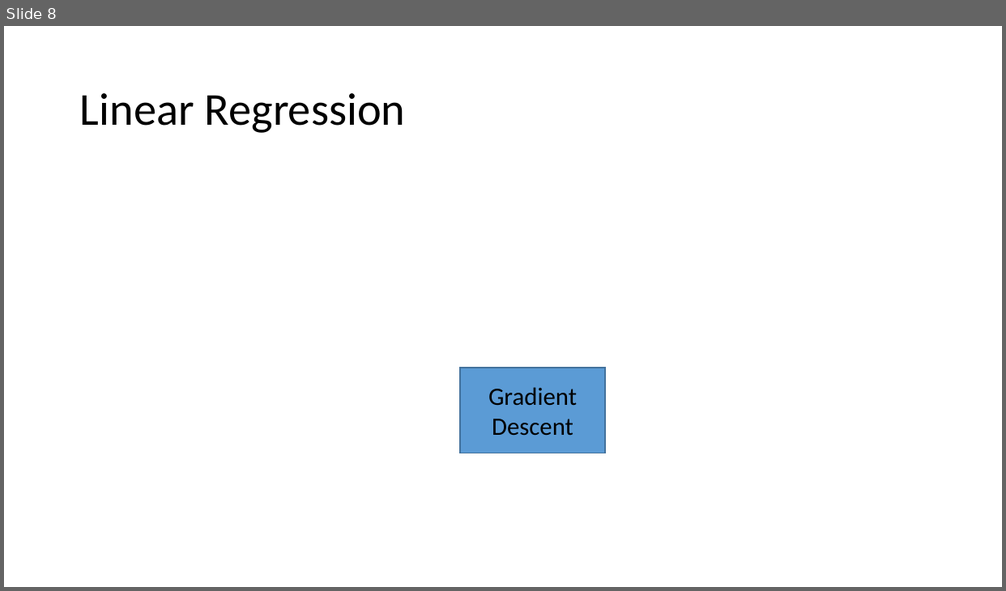
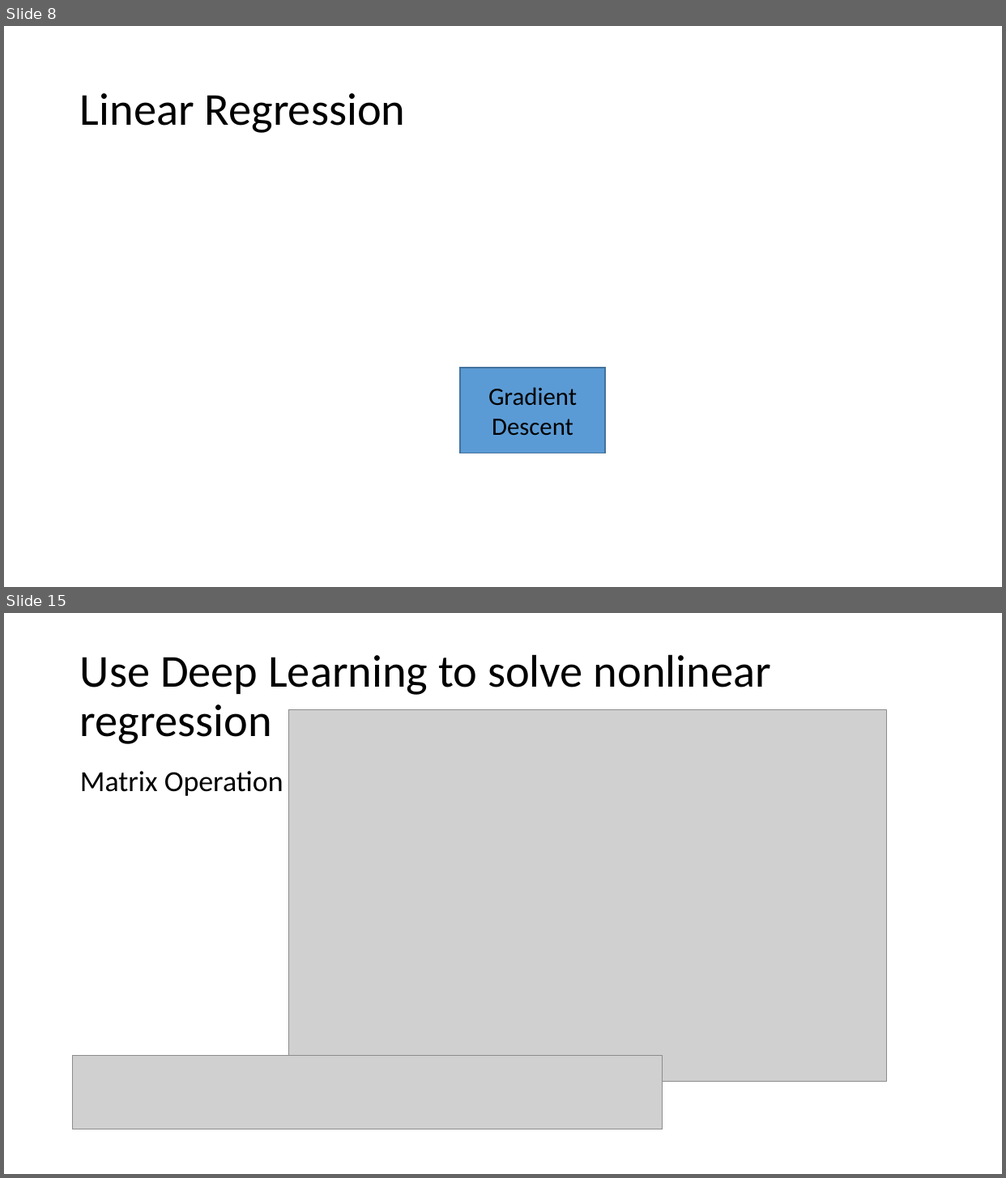
Before and after one commit to CaralBaby/Apply-Machine-Learning-in-Motion-Planning, a slide deck: Introduction to Machine Learning and the Applications in Motion Planning.pptx. Shown one above the other, each under a label of ours: slide 8 before the commit, slides 8 and 15 after it; the slides between them are not shown. The pictures are 1006x591 and 1006x1178 pixels, drawn with LibreOffice and Linux fonts; fonts in the diff are those of the drawing; grey boxes stand for pictures. Boxes give left, top, right and bottom in pixels: in the first picture for what was removed or moved away, otherwise in the second. Text is boxed around its words. In the diff, an @@ line names an element or a change of style, - is before the commit and + after.

```diff
--- a/Introduction to Machine Learning and the Applications in Motion Planning.pptx
+++ b/Introduction to Machine Learning and the Applications in Motion Planning.pptx
@@ slide 15 added at [4,613,1002,1174], background #FFFFFF @@
@@ title added at [80,654,771,744], 44 pt, text #000000 @@
+Use Deep Learning to solve nonlinear regression
@@ picture added at [289,709,888,1082] @@
@@ text added at [80,771,283,796], 28 pt, text #000000 @@
+Matrix Operation
@@ picture added at [73,1056,663,1131] @@
```
Also in this commit, not shown: 1 slide changed, 10 other slides added.
